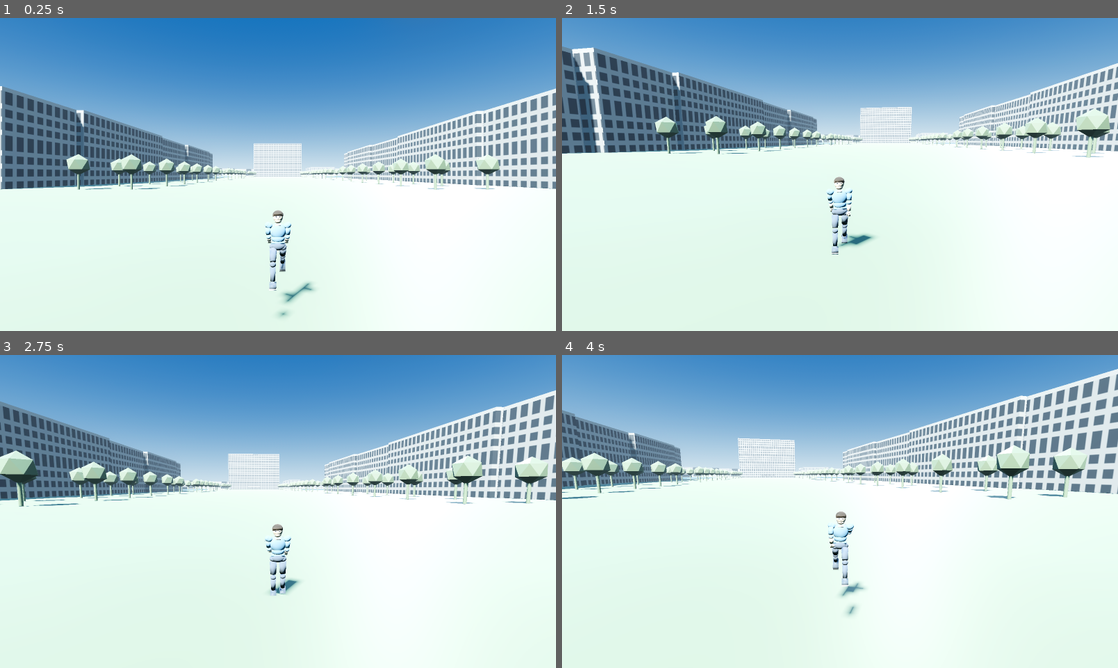
Above: before the commit, frames 1-4 (two rows, left to right).
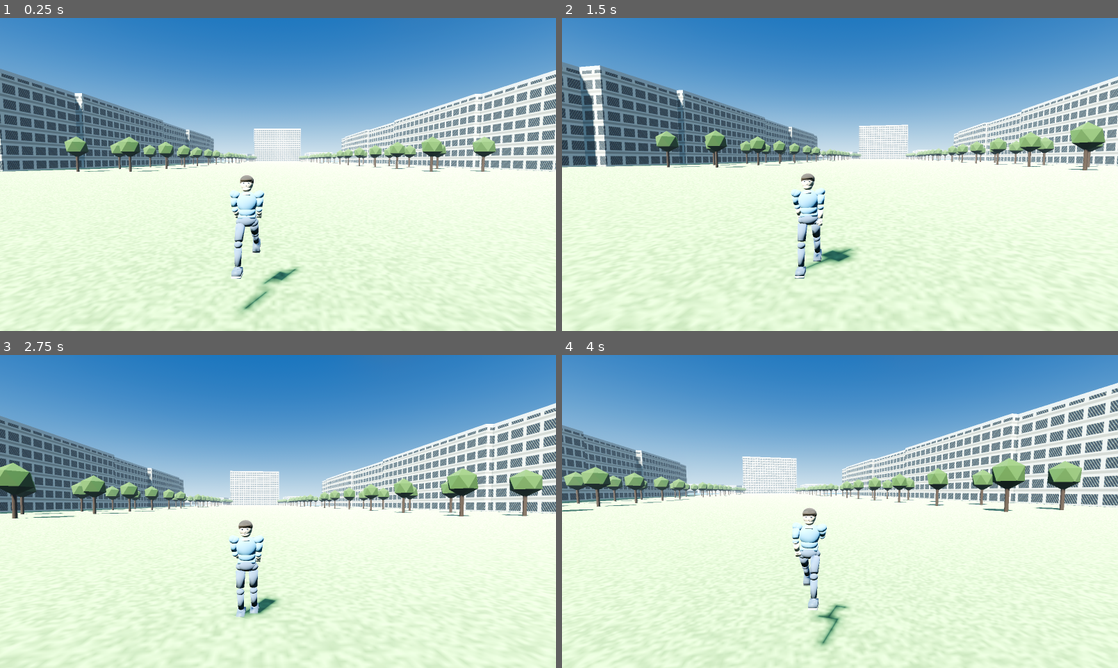
Above: after the commit, the same moments.

Repository: M1ghty32/M1ghty_2wy
Game: Godot game, scene res://main.tscn
The game is run twice, just before and just after one commit, with the same random seed, the same clock (stepped at 60 frames per second) and the same inputs.
Inputs (mouse positions are in pixels of both pictures, inside the frame that each line leads up to):
- Up to frame 1 (0.25 s): no input
- Up to frame 2 (1.5 s): move the mouse to (867, 174) at 0.52 s; hold Shift 0.53-1.28 s; hold W from 0.53 s (still down); tap Space at 0.77 s; move the mouse to (812, 174) at 1.27 s; tap Shift at 1.35 s
- Up to frame 3 (2.75 s): keep holding W; tap Space at 1.52 s; move the mouse to (289, 505) at 2.02 s; hold Shift from 2.03 s (still down)
- Up to frame 4 (4 s): keep holding W; move the mouse to (834, 517) at 2.77 s; release Shift at 2.78 s; tap Shift at 2.85 s; tap Space at 3.02, 3.77 s; move the mouse to (878, 514) at 3.52 s; hold Shift from 3.53 s (still down)

The runs differ from the first frame. In frame 1, 42% of the frame differs, in the area x 0-100%, y 16-100%; in frame 2, 45%; in frame 3, 43%; in frame 4, 45%, in the area x 0-100%, y 4-100%.

Commit message:
feat(godot): richer facade texture, tree/grass materials, over-shoulder camera with collision

Diff:
--- a/city-twin/godot/main.gd
+++ b/city-twin/godot/main.gd
@@ -3,7 +3,7 @@
 var camp: Dictionary = {}
 var player: CharacterBody3D
 var cam: Camera3D
-var pitch: float = -0.12
+var pitch: float = -0.06
 var frames: int = 0
 var shot_path: String = ""
 var use_glb: bool = false
@@ -33,12 +33,29 @@
 	_build_player()
 
 func _window_texture() -> ImageTexture:
-	var img := Image.create(64, 64, false, Image.FORMAT_RGB8)
-	for y in 64:
-		for x in 64:
-			var win := (x % 16 < 10) and (y % 18 < 11)
-			var c := Color(0.20, 0.26, 0.32) if win else Color(0.76, 0.78, 0.80)
-			img.set_pixel(x, y, c)
+	var size := 128
+	var img := Image.create(size, size, false, Image.FORMAT_RGB8)
+	for y in size:
+		for x in size:
+			var fx := float(x) / size
+			var fy := float(y) / size
+			var col := Color(0.80, 0.79, 0.75)
+			var cell_y := fmod(fy * 4.0, 1.0)
+			if cell_y < 0.14:
+				col = Color(0.66, 0.64, 0.60)
+			else:
+				var wx := fmod(fx * 4.0, 1.0)
+				var wy := (cell_y - 0.14) / 0.86
+				if wx > 0.10 and wx < 0.90 and wy > 0.18 and wy < 0.86:
+					var lit := fmod(fx * 31.0 + fy * 17.0, 1.0)
+					col = Color(0.10, 0.15, 0.20)
+					if lit > 0.86:
+						col = Color(0.90, 0.78, 0.52)
+					elif lit > 0.70:
+						col = Color(0.35, 0.48, 0.58)
+				else:
+					col = Color(0.86, 0.85, 0.82)
+			img.set_pixel(x, y, col)
 	return ImageTexture.create_from_image(img)
 
 func _ground_texture() -> ImageTexture:
@@ -47,8 +64,8 @@
 	rng.seed = 7
 	for y in 128:
 		for x in 128:
-			var v := 0.86 + rng.randf() * 0.14
-			img.set_pixel(x, y, Color(0.16 * v, 0.22 * v, 0.12 * v))
+			var v := 0.82 + rng.randf() * 0.30
+			img.set_pixel(x, y, Color(0.52 * v, 0.62 * v, 0.38 * v))
 	return ImageTexture.create_from_image(img)
 
 func _load_campus_glb() -> bool:
@@ -84,11 +101,23 @@
 			mat.albedo_color = Color(0.72, 0.72, 0.70)
 			mat.roughness = 0.8
 		elif n.begins_with("BLD"):
-			mat.albedo_color = Color(0.86, 0.84, 0.80)
+			mat.albedo_color = Color(0.90, 0.88, 0.84)
 			mat.albedo_texture = _window_texture()
 			mat.uv1_triplanar = true
-			mat.uv1_scale = Vector3(0.10, 0.10, 0.10)
-			mat.roughness = 0.72
+			mat.uv1_scale = Vector3(0.075, 0.075, 0.075)
+			mat.roughness = 0.7
+		elif n.begins_with("Cylinder"):
+			mat.albedo_color = Color(0.26, 0.18, 0.12)
+			mat.roughness = 0.95
+		elif n.begins_with("Icosphere"):
+			mat.albedo_color = Color(0.17, 0.30, 0.13).lerp(Color(0.30, 0.42, 0.16), fmod(float(n.length()) * 0.37, 1.0))
+			mat.roughness = 0.95
+		elif n.begins_with("Plane"):
+			mat.albedo_color = Color(0.95, 0.95, 0.95)
+			mat.albedo_texture = _ground_texture()
+			mat.uv1_triplanar = true
+			mat.uv1_scale = Vector3(0.09, 0.09, 0.09)
+			mat.roughness = 0.95
 		else:
 			continue
 		mi.material_override = mat
@@ -389,8 +418,9 @@
 		player.add_child(model)
 		body.visible = false
 	cam = Camera3D.new()
-	cam.position = Vector3(0, 2.6, 6.0)
-	cam.fov = 62
+	cam.position = Vector3(0.55, 2.05, 4.4)
+	cam.fov = 64
+	cam.rotation.x = -0.06
 	player.add_child(cam)
 	add_child(player)
 	Input.mouse_mode = Input.MOUSE_MODE_CAPTURED
@@ -455,7 +485,24 @@
 		if target_anim != "" and anim_player.current_animation != target_anim:
 			anim_player.play(target_anim)
 
+func _update_camera_collision() -> void:
+	if cam == null or player == null:
+		return
+	var space := get_world_3d().direct_space_state
+	var from := player.global_position + Vector3(0, 1.55, 0)
+	var back := player.global_transform.basis.z.normalized()
+	var want := 4.4
+	var to := from + back * want
+	var query := PhysicsRayQueryParameters3D.create(from, to, 1, [player.get_rid()])
+	var hit := space.intersect_ray(query)
+	if hit.is_empty():
+		cam.position.z = lerp(cam.position.z, want, 0.25)
+	else:
+		var dist: float = from.distance_to(hit.position) - 0.35
+		cam.position.z = lerp(cam.position.z, clamp(dist, 0.9, want), 0.35)
+
 func _process(_delta: float) -> void:
+	_update_camera_collision()
 	frames += 1
 	if shot_path != "" and frames == 25 and anim_player and anim_walk != "":
 		anim_player.play(anim_walk)
